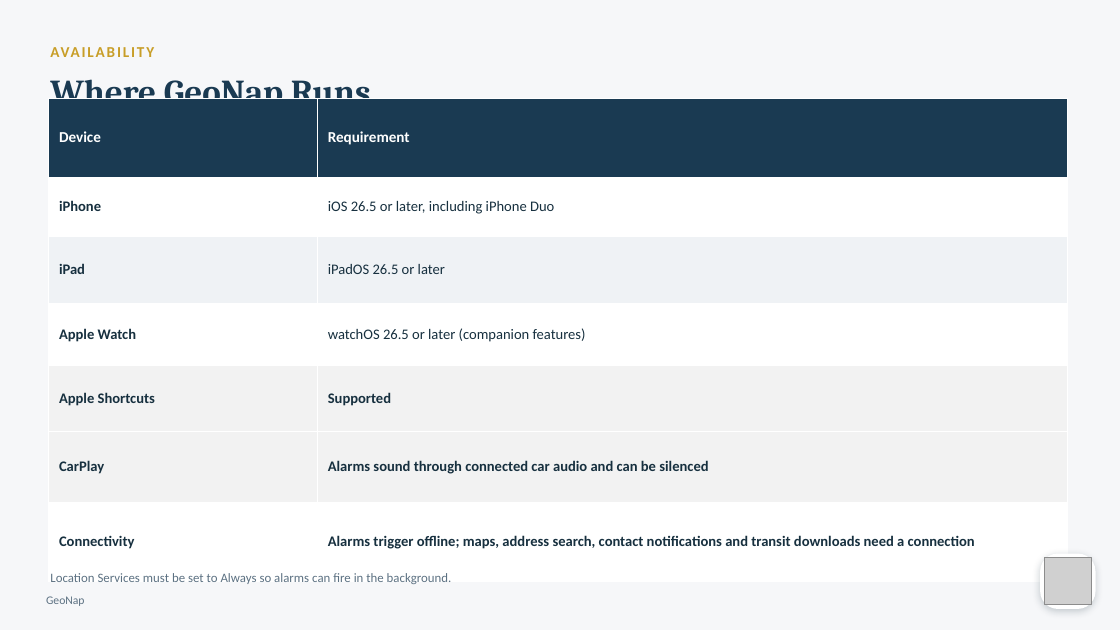
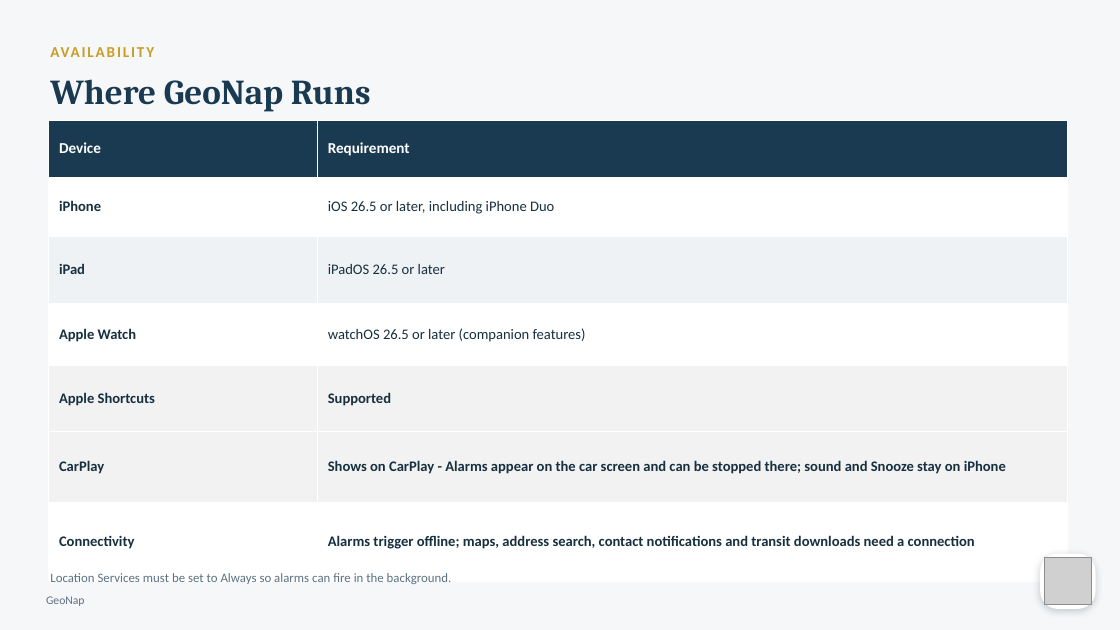
Before and after one commit to rmbartis/GeoNap, a slide deck: slide 17 of docs/GeoNap Presentations/GeoNap_Marketing_Deck.pptx. Drawn at 1120x630 pixels with LibreOffice and Linux fonts; fonts in the diff are those of the drawing; grey boxes stand for pictures. Boxes give left, top, right and bottom in pixels: in the first picture for what was removed or moved away, otherwise in the second. Text is boxed around its words. In the diff, an @@ line names an element or a change of style, - is before the commit and + after.

Commit message:
Deck: CarPlay wording consistent on slides 6 and 17

```diff
--- a/docs/GeoNap Presentations/GeoNap_Marketing_Deck.pptx
+++ b/docs/GeoNap Presentations/GeoNap_Marketing_Deck.pptx
@@ table at [49, 120, 1068, 582] @@
-row 6, column 2: Alarms sound through connected car audio and can be silenced
+row 6, column 2: Shows on CarPlay - Alarms appear on the car screen and can be stopped there; sound and Snooze stay on iPhone
@@ table: place and size @@
-table at [49, 98, 1068, 581]
+table at [49, 120, 1068, 582]
```
Also in this commit, not shown: 1 other slide changed.
